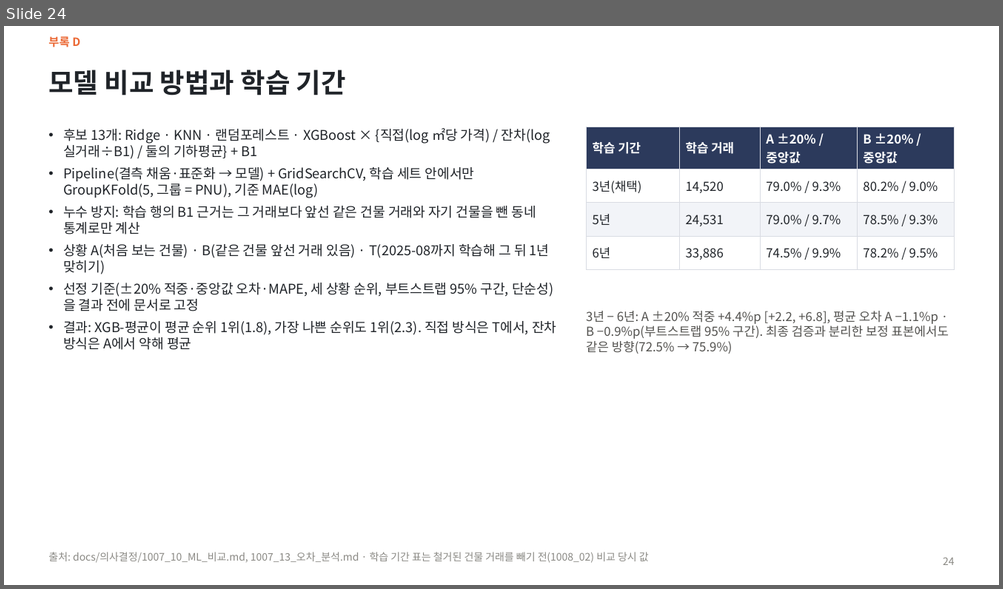
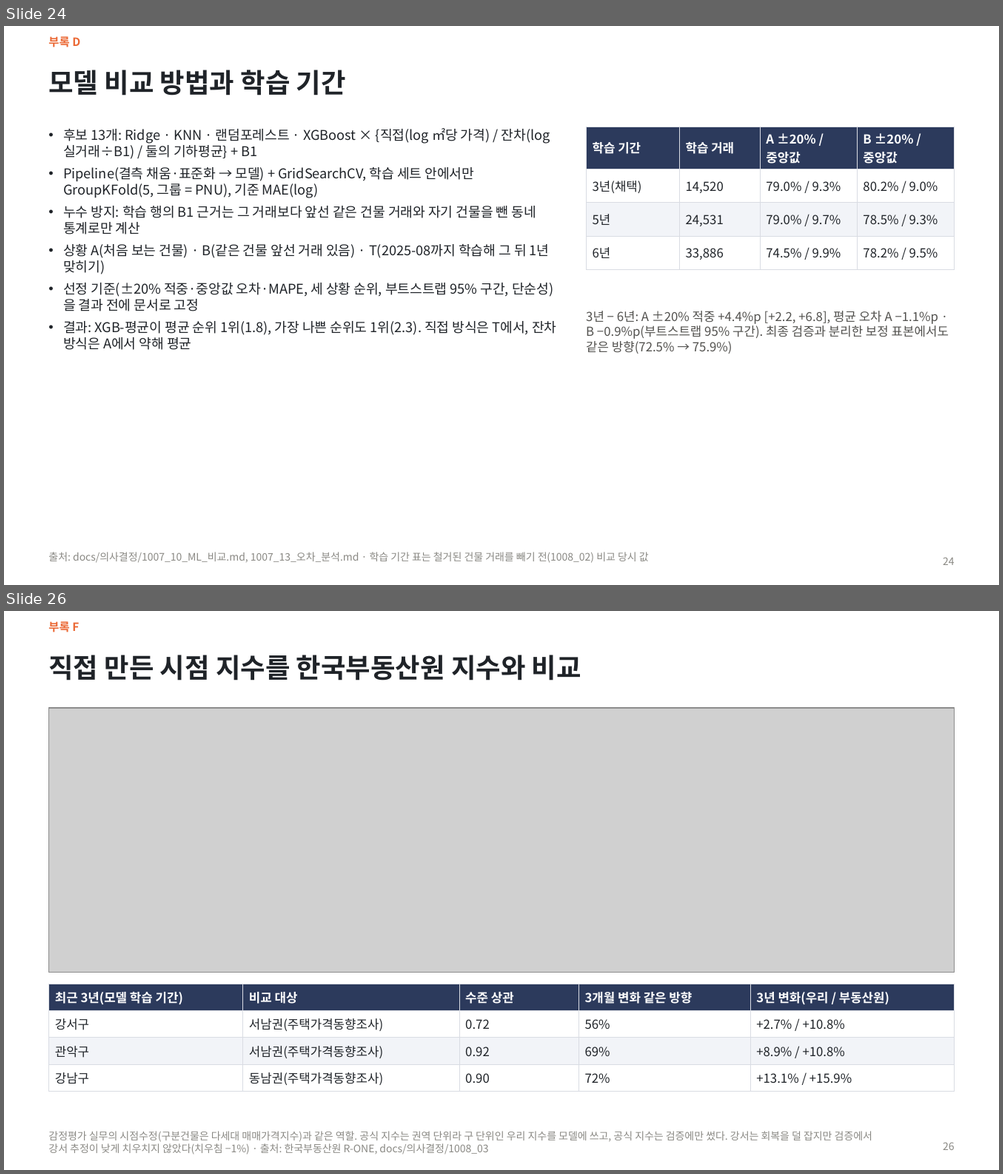
Before and after one commit to KimInSeok-DA/DA_Seoul_Villa_AVM, a slide deck: presentation/AVM_발표.pptx. Shown one above the other, each under a label of ours: slide 24 before the commit, slides 24 and 26 after it; the slides between them are not shown. The pictures are 1003x589 and 1003x1174 pixels, drawn with LibreOffice and Linux fonts; fonts in the diff are those of the drawing; grey boxes stand for pictures. Boxes give left, top, right and bottom in pixels: in the first picture for what was removed or moved away, otherwise in the second. Text is boxed around its words. In the diff, an @@ line names an element or a change of style, - is before the commit and + after.

Commit message:
문서·PPT: 시점 지수 검증(부록 F)과 한계 문장
- PPT 부록 F 시점 지수 검증(총 26장), 한계 장에 시점 지수가 늦게 따라가는 점, AI 활용 장 문서·PR 수
- PPT 재료 §2 데이터·§4-4 시점 지수 검증·§7-1 한계, README 데이터·REB_API_KEY, 용어사전
- HANDOFF·작업일지·AI 활용 기록

```diff
--- a/presentation/AVM_발표.pptx
+++ b/presentation/AVM_발표.pptx
@@ slide 26 added at [4,611,999,1170], background #FFFFFF @@
@@ text added at [48,621,79,632], 11 pt, text #EB6834, bold @@
+부록 F
@@ title added at [48,655,581,681], 26 pt, text #1F2328, bold @@
+직접 만든 시점 지수를 한국부동산원 지수와 비교
@@ picture added at [48,708,954,973] @@
@@ table added at [48,984,954,1088], 4 rows, 5 columns @@
+최근 3년(모델 학습 기간) | 비교 대상 | 수준 상관 | 3개월 변화 같은 방향 | 3년 변화(우리 / 부동산원)
+강서구 | 서남권(주택가격동향조사) | 0.72 | 56% | +2.7% / +10.8%
+관악구 | 서남권(주택가격동향조사) | 0.92 | 69% | +8.9% / +10.8%
+강남구 | 동남권(주택가격동향조사) | 0.90 | 72% | +13.1% / +15.9%
@@ text added at [48,1131,872,1155], 10 pt, text #8A8984 @@
+감정평가 실무의 시점수정(구분건물은 다세대 매매가격지수)과 같은 역할. 공식 지수는 권역 단위라 구 단위인 우리 지수를 모델에 쓰고, 공식 지수는 검증에만 썼다. 강서는 회복을 덜 잡지만 검증에서 강서 추정이 낮게 치우치지 않았다(치우침 −1%) · 출처: 한국부동산원 R-ONE, docs/의사결정/1008_03
@@ page number added at [942,1142,954,1150], 10 pt, text #8A8984 @@
+26
```
Also in this commit, not shown: 4 slides changed, 7 other files.
